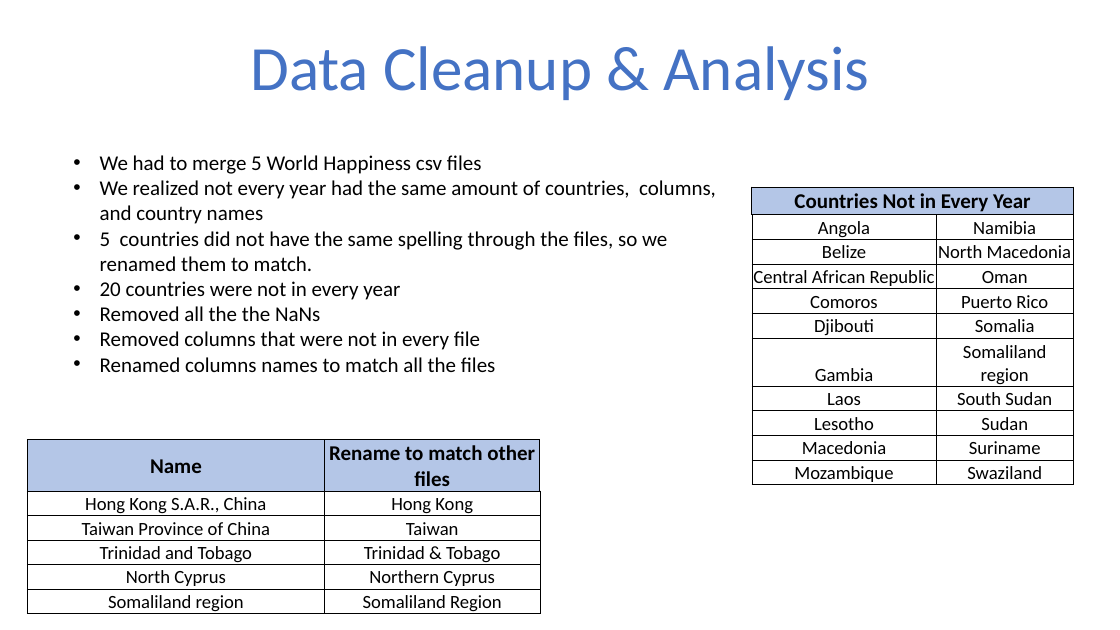
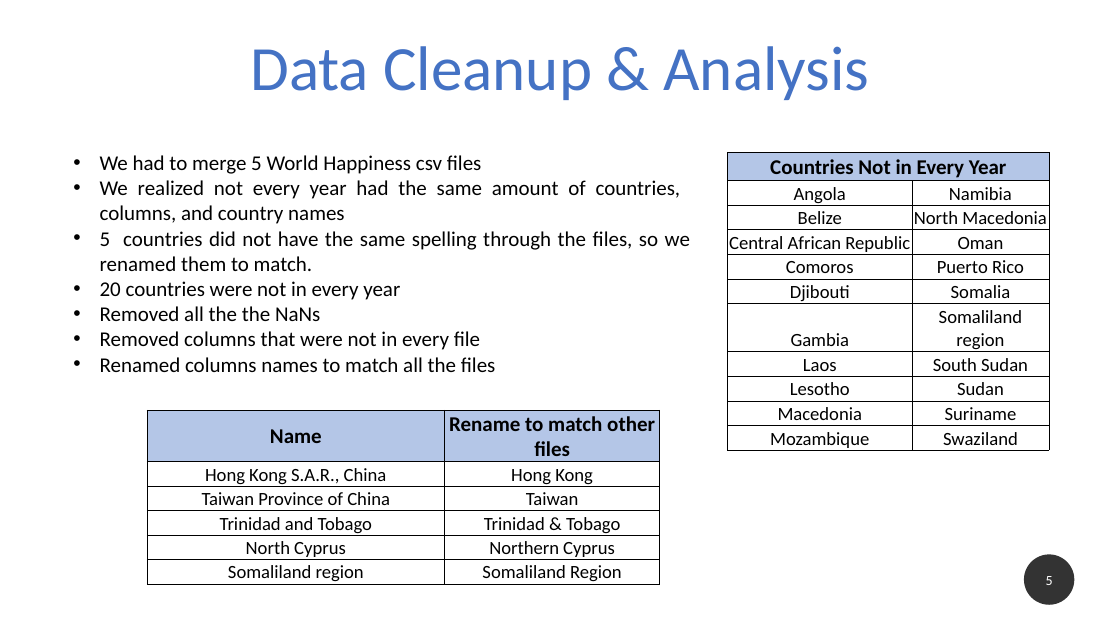
Before and after one commit to jcook25/project-one, a slide deck: slide 5 of World Happiness Report .pptx (slide 4 before the commit). Drawn at 1120x630 pixels with LibreOffice and Linux fonts; fonts in the diff are those of the drawing. Boxes give left, top, right and bottom in pixels: in the first picture for what was removed or moved away, otherwise in the second. Text is boxed around its words. In the diff, an @@ line names an element or a change of style, - is before the commit and + after.

```diff
--- a/World Happiness Report .pptx
+++ b/World Happiness Report .pptx
@@ text "We had to merge 5 ..." at bbox=[100, 155, 690, 372]: alignment left to justified @@
@@ table: place and size @@
-table at bbox=[752, 187, 1073, 489]
+table at bbox=[728, 153, 1049, 452]
@@ table: place and size @@
-table at bbox=[27, 440, 539, 618]
+table at bbox=[147, 410, 660, 586]
@@ page number added at bbox=[1024, 555, 1075, 605], fill #000000 at 80% opacity, 12 pt, text #FFFFFF @@
+5
```
Also in this commit, not shown: 3 other slides changed, 10 slides added, 5 slides removed.
